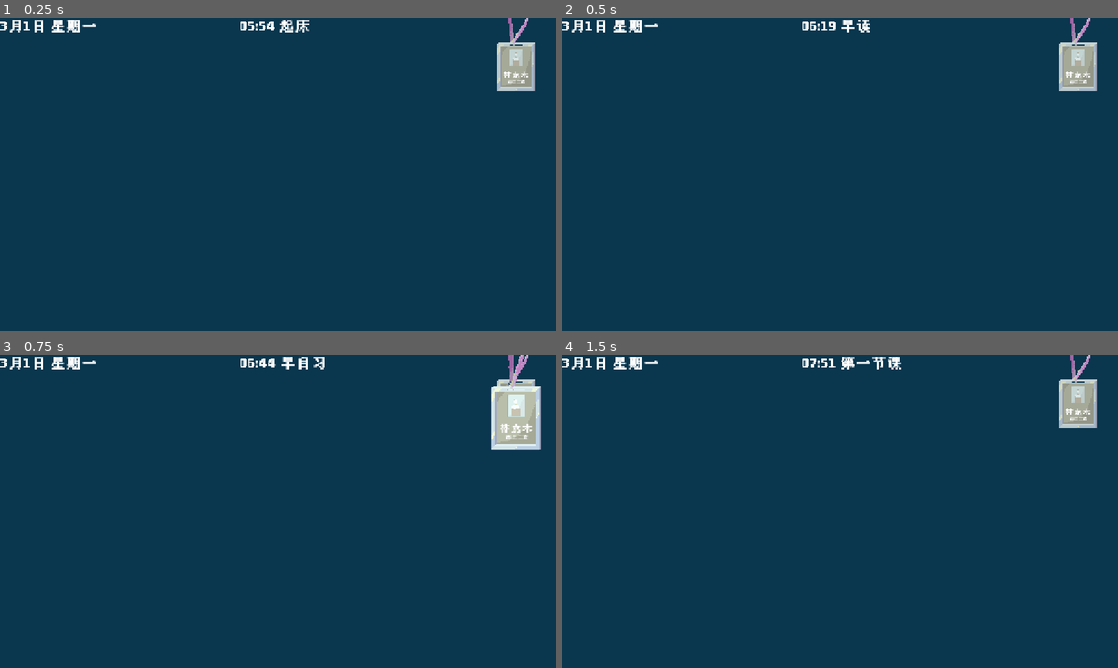
Above: before the commit, frames 1-4 (two rows, left to right).
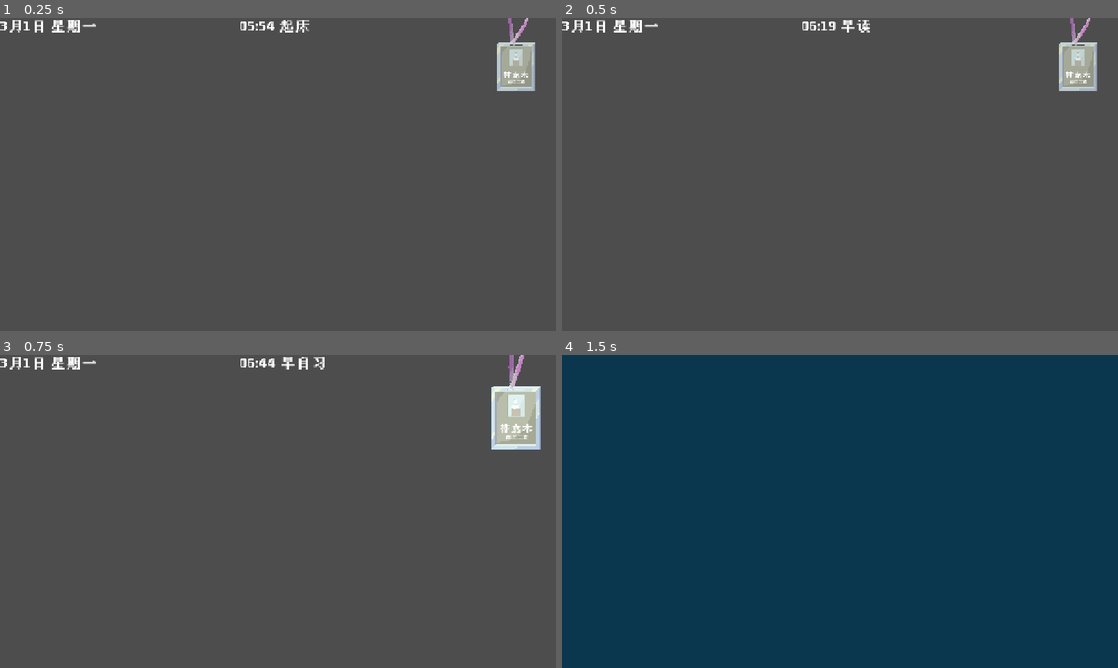
Above: after the commit, the same moments.

Repository: mu142857/School-Rules
Game: Godot game, scene res://ui/hud.tscn
Two runs of this game, one before a commit and one after it. Both use one fixed random seed, a clock stepped at 60 frames per second and the inputs below. The project has no main scene, so this scene is started directly.
Inputs (mouse positions are in pixels of both pictures, inside the frame that each line leads up to):
- Up to frame 1 (0.25 s): no input
- Up to frame 2 (0.5 s): no input
- Up to frame 3 (0.75 s): click (517, 405) at 0.52 s
- Up to frame 4 (1.5 s): click (573, 364) at 1.25 s

The runs differ from the first frame. In frame 1, 99% of the frame differs, in the area x 0-100%, y 0-100%; in frame 2, 99%; in frame 3, 98%; in frame 4, 1.8%.
Error after the commit: Invalid access to property or key 'panel_closed' on a base object of type 'CanvasLayer (info_panel.gd)'. (res://ui/hud.gd:115)

Commit message:
Update "slide out" system

Diff:
--- a/senior-year-of-high-school/project.godot
+++ b/senior-year-of-high-school/project.godot
@@ -23,8 +23,6 @@
 BuffSystem="*res://autoload/buff_system.gd"
 InventorySystem="*res://autoload/inventory_system.gd"
 TranslationSystem="*res://autoload/translation_system.gd"
-InfoPanel="res://ui/info_panel.tscn"
-HUD="res://ui/hud.tscn"
 
 [display]
 
@@ -40,6 +38,11 @@
 "events": [Object(InputEventKey,"resource_local_to_scene":false,"resource_name":"","device":-1,"window_id":0,"alt_press …(195 unchanged characters)…
 ]
 }
+ui_info={
+"deadzone": 0.2,
+"events": [Object(InputEventKey,"resource_local_to_scene":false,"resource_name":"","device":-1,"window_id":0,"alt_pressed":false,"shift_pressed":false,"ctrl_pressed":false,"meta_pressed":false,"pressed":false,"keycode":0,"physical_keycode":69,"key_label":0,"unicode":101,"location":0,"echo":false,"script":null)
+]
+}
 
 [rendering]
 
--- a/senior-year-of-high-school/ui/hud.gd
+++ b/senior-year-of-high-school/ui/hud.gd
@@ -16,6 +16,7 @@
 
 var info_panel_scene = preload("res://ui/info_panel.tscn")
 var info_panel_instance: CanvasLayer = null
+var is_sliding: bool = false
 
 func _ready():
 	info_button.pressed.connect(_on_info_pressed)
@@ -39,10 +40,12 @@
 	info_button_pack.rotation_degrees = 0.0
 
 func _on_info_pressed():
-	slide_out()
+	if not is_sliding and info_panel_instance == null:
+		slide_out()
 
 # 向上滑出（带惯性和震动）
 func slide_out():
+	is_sliding = true
 	if slide_tween:
 		slide_tween.kill()
 	slide_tween = create_tween()
@@ -62,10 +65,21 @@
 	slide_tween.parallel().tween_property(info_button_pack, "scale", Vector2(0.8, 0.8), 0.2)
 
 
-	#slide_tween.tween_callback(InfoPanel.open)
+	slide_tween.tween_callback(_on_slide_out_finished)
+
+func open_info_panel():
+	info_panel_instance = info_panel_scene.instantiate()
+	info_panel_instance.closed.connect(on_info_panel_closed)
+	get_tree().root.add_child(info_panel_instance)
+	TimeSystem.is_paused = true
+
+func on_info_panel_closed():
+	TimeSystem.is_paused = false
+	slide_in()
 
 # 从上滑入（恢复大小）
 func slide_in():
+	is_sliding = true
 	if slide_tween:
 		slide_tween.kill()
 	info_button_pack.position.y = -180
@@ -80,8 +94,8 @@
 	update_buff_display()
 
 func _input(event):
-	if event.is_action_pressed("ui_info"):
-		_on_info_pressed()
+	if not is_sliding and  event.is_action_pressed("ui_info"):
+		slide_out()
 
 func update_time_display():
 	var weekday_text = TranslationSystem.get_weekday_text(TimeSystem.get_weekday())
@@ -93,3 +107,18 @@
 func update_buff_display():
 	# 之后加buff图标
 	pass
+
+func _on_slide_out_finished():
+	is_sliding = false
+	info_panel_instance = info_panel_scene.instantiate()
+	get_tree().root.add_child(info_panel_instance)
+	info_panel_instance.panel_closed.connect(_on_info_panel_closed)
+	TimeSystem.is_paused = true
+
+func _on_slide_in_finished():
+	is_sliding = false
+
+func _on_info_panel_closed():
+	info_panel_instance = null
+	TimeSystem.is_paused = false
+	slide_in()
--- /dev/null
+++ b/senior-year-of-high-school/ui/info_panel.gd
@@ -0,0 +1,2 @@
+# ui/info_panel.gd
+extends CanvasLayer
--- a/senior-year-of-high-school/ui/info_panel.tscn
+++ b/senior-year-of-high-school/ui/info_panel.tscn
@@ -1,9 +1,12 @@
-[gd_scene load_steps=2 format=3 uid="uid://bligeexj6ers2"]
+[gd_scene load_steps=3 format=3 uid="uid://bligeexj6ers2"]
+
+[ext_resource type="Script" uid="uid://5bnd0l2niyv0" path="res://ui/info_panel.gd" id="1_lrlkj"]
 
 [sub_resource type="StyleBoxFlat" id="StyleBoxFlat_vcp5r"]
 bg_color = Color(0.6, 0.6, 0.6, 0)
 
 [node name="InfoPanel" type="CanvasLayer"]
+script = ExtResource("1_lrlkj")
 
 [node name="Control" type="Control" parent="."]
 layout_mode = 3
Not shown, added: senior-year-of-high-school/ui/info_panel.gd.uid
